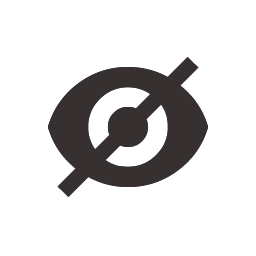
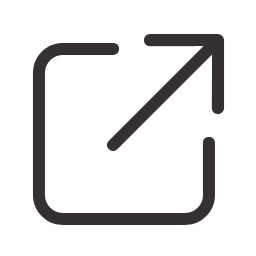
Two versions of the same layered image (256×256). Layer-by-layer changes:
added group "external_link" with 2 layers above "hidden" over (32, 34, 225, 225)
added layer "n copy" in group "external_link" over (107, 34, 225, 151)
added layer "i" (1st of 2, in "external_link") in group "external_link" over (32, 43, 215, 225)
hid group "hidden" (1 layers) over (48, 57, 208, 197)
hid group "visible" (1 layers) over (48, 67, 208, 187)
